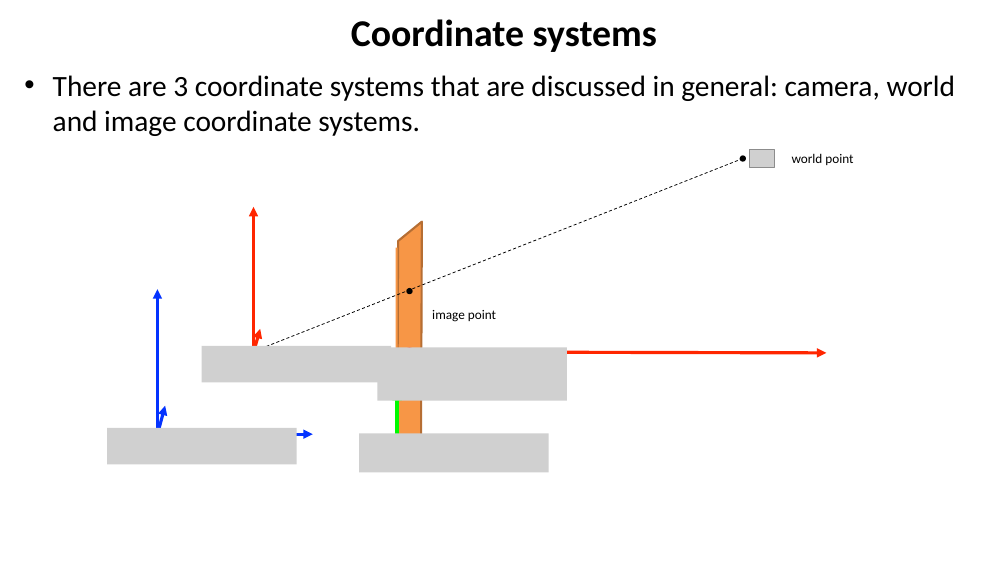
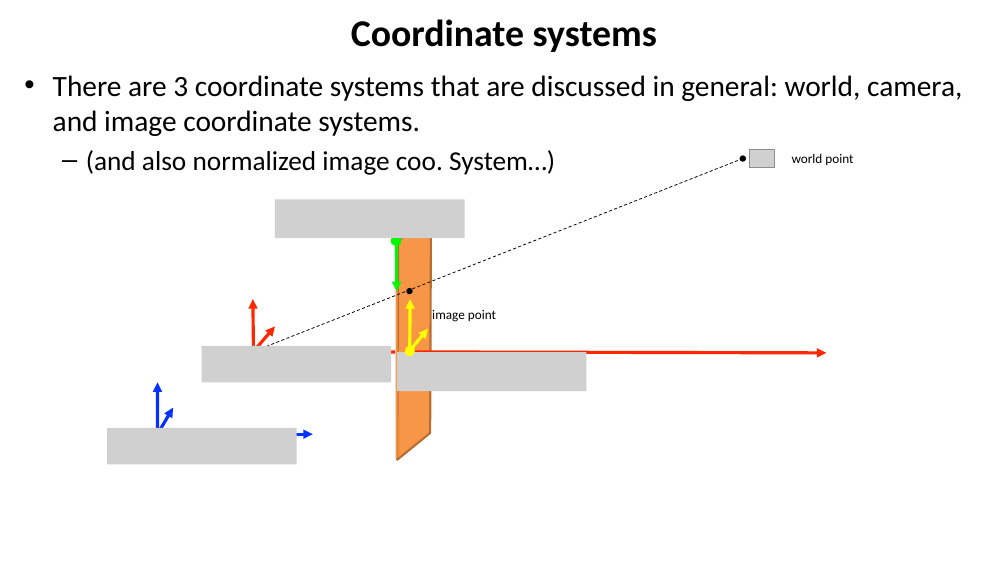
Before and after one commit to YoniChechik/AI_is_Math, a slide deck: slide 8 of c_07_camera_calibration/camera_calibration.pptx (slide 9 before the commit). Drawn at 1008x567 pixels with LibreOffice and Linux fonts; fonts in the diff are those of the drawing; grey boxes stand for pictures; background and template pictures are left out. Boxes give left, top, right and bottom in pixels: in the first picture for what was removed or moved away, otherwise in the second. Text is boxed around its words. In the diff, an @@ line names an element or a change of style, - is before the commit and + after.

```diff
--- a/c_07_camera_calibration/camera_calibration.pptx
+++ b/c_07_camera_calibration/camera_calibration.pptx
@@ text at (53, 75, 962, 175): text changed @@
-• There are 3 coordinate systems that are discussed in general: camera, world and image coordinate systems.
+• There are 3 coordinate systems that are discussed in general: world, camera, and image coordinate systems.
+  – (and also normalized image coo. System…)
@@ picture added at (275, 200, 465, 239) @@
@@ parallelogram: place and size @@
-parallelogram at (291, 222, 529, 460)
+parallelogram at (290, 215, 538, 460)
@@ double arrow added from (395, 241) to (414, 227), #00F900 3 pt @@
@@ double arrow moved from (397, 458) - (397, 391) to (397, 241) - (397, 291) @@
@@ double arrow moved from (253, 352) - (253, 207) to (253, 352) - (253, 299) @@
@@ double arrow added from (410, 352) to (410, 299), #FFFF00 3 pt @@
@@ double arrow moved from (254, 351) - (260, 329) to (254, 351) - (275, 327) @@
@@ double arrow added from (410, 350) to (428, 329), #FFFF00 3 pt @@
@@ picture: place and size @@
-picture at (377, 347, 567, 400)
+picture at (397, 352, 587, 392)
@@ double arrow moved from (157, 435) - (157, 290) to (157, 435) - (157, 383) @@
@@ double arrow moved from (157, 434) - (165, 406) to (157, 434) - (173, 408) @@
@@ picture removed at (359, 433, 549, 473) @@
```
Also in this commit, not shown: 13 other slides changed, 6 slides added, 3 slides removed, 12 other files.
